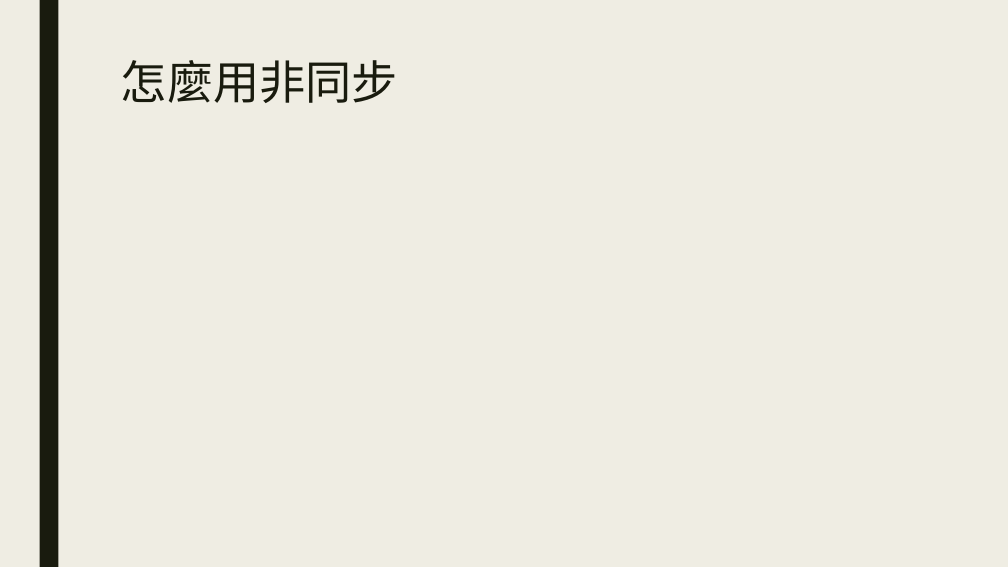
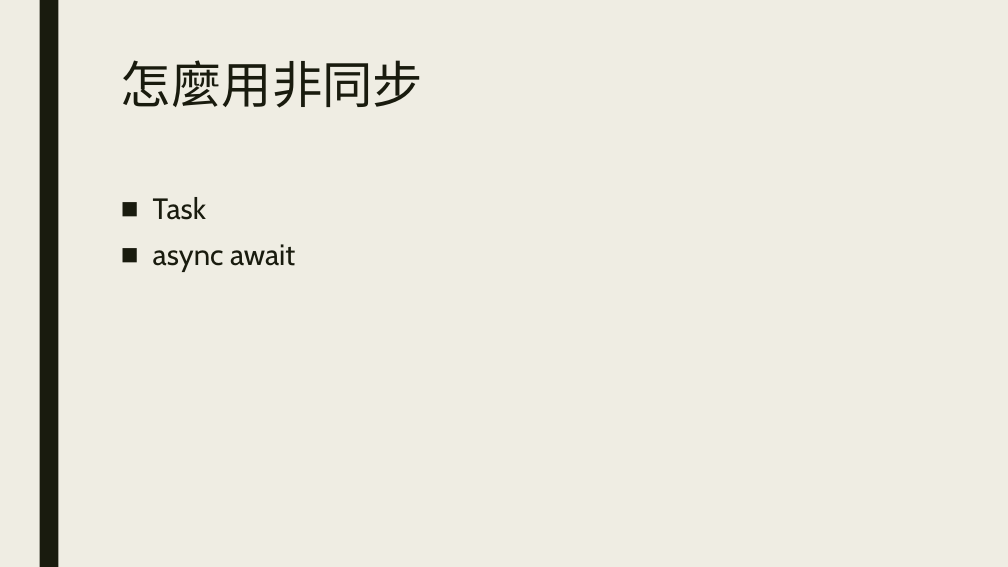
Before and after one commit to ryans610/.NET-Async-Basic, a slide deck: slide 14 of .NET非同步入門.pptx (slide 12 before the commit). Drawn at 1008x567 pixels with LibreOffice and Linux fonts; fonts in the diff are those of the drawing. Boxes give left, top, right and bottom in pixels: in the first picture for what was removed or moved away, otherwise in the second. Text is boxed around its words. In the diff, an @@ line names an element or a change of style, - is before the commit and + after.

```diff
--- a/.NET非同步入門.pptx
+++ b/.NET非同步入門.pptx
@@ title "怎麼用非同步" at [121, 60, 423, 108]: size 44 to 48 pt @@
@@ text added at [153, 197, 295, 272], 28 pt, text #191B0E @@
+■ Task
+■ async await
```
Also in this commit, not shown: 5 other slides changed, 2 slides added.
